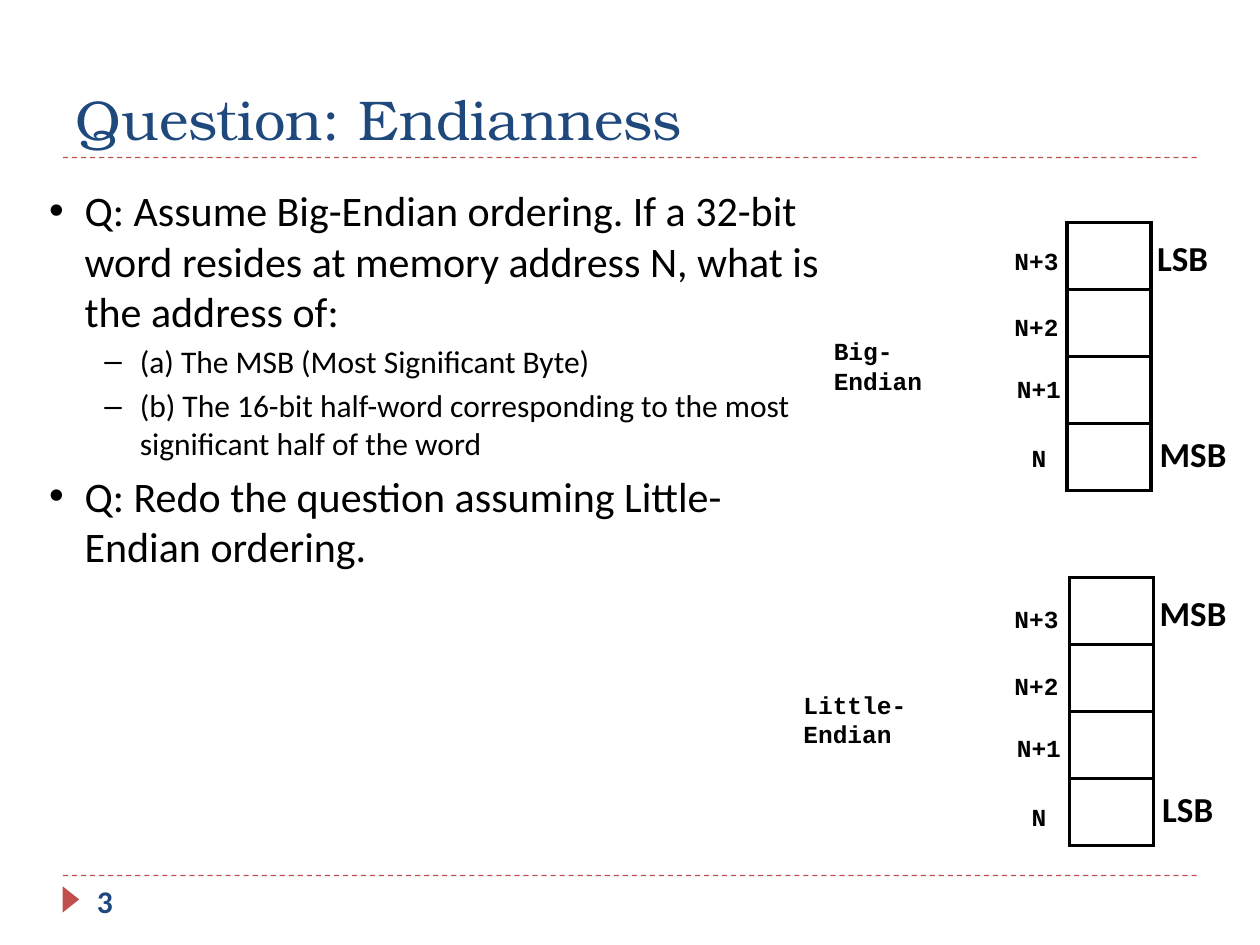
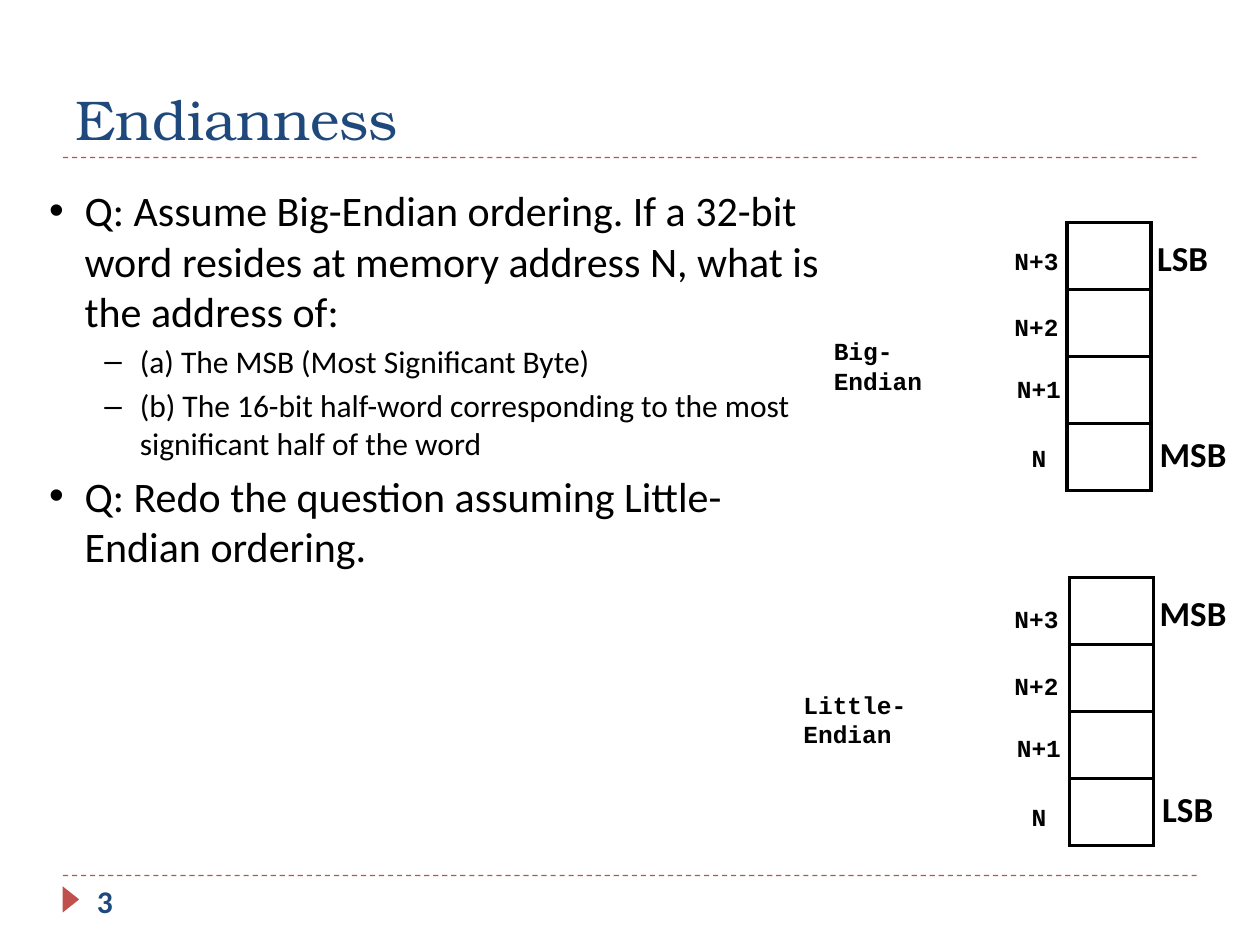
Before and after one commit to guhofstra/CSC111Fa25, a slide deck: slide 3 of PPTs/Ch5_ARM_Load_Store_Exercises.pptx. Drawn at 1260x945 pixels with LibreOffice and Linux fonts; fonts in the diff are those of the drawing. Boxes give left, top, right and bottom in pixels: in the first picture for what was removed or moved away, otherwise in the second. Text is boxed around its words. In the diff, an @@ line names an element or a change of style, - is before the commit and + after.

```diff
--- a/PPTs/Ch5_ARM_Load_Store_Exercises.pptx
+++ b/PPTs/Ch5_ARM_Load_Store_Exercises.pptx
@@ title at (x1=75, y1=100, x2=398, y2=141): text changed @@
-Question: Endianness
+Endianness
```
Also in this commit, not shown: 11 other slides changed, 1 slide removed, 3 other files.
